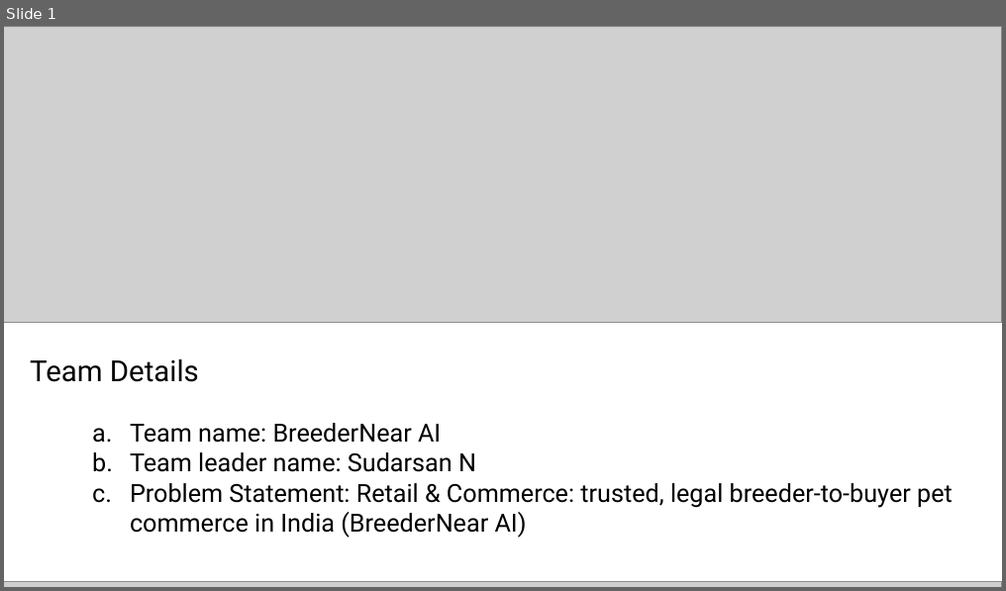
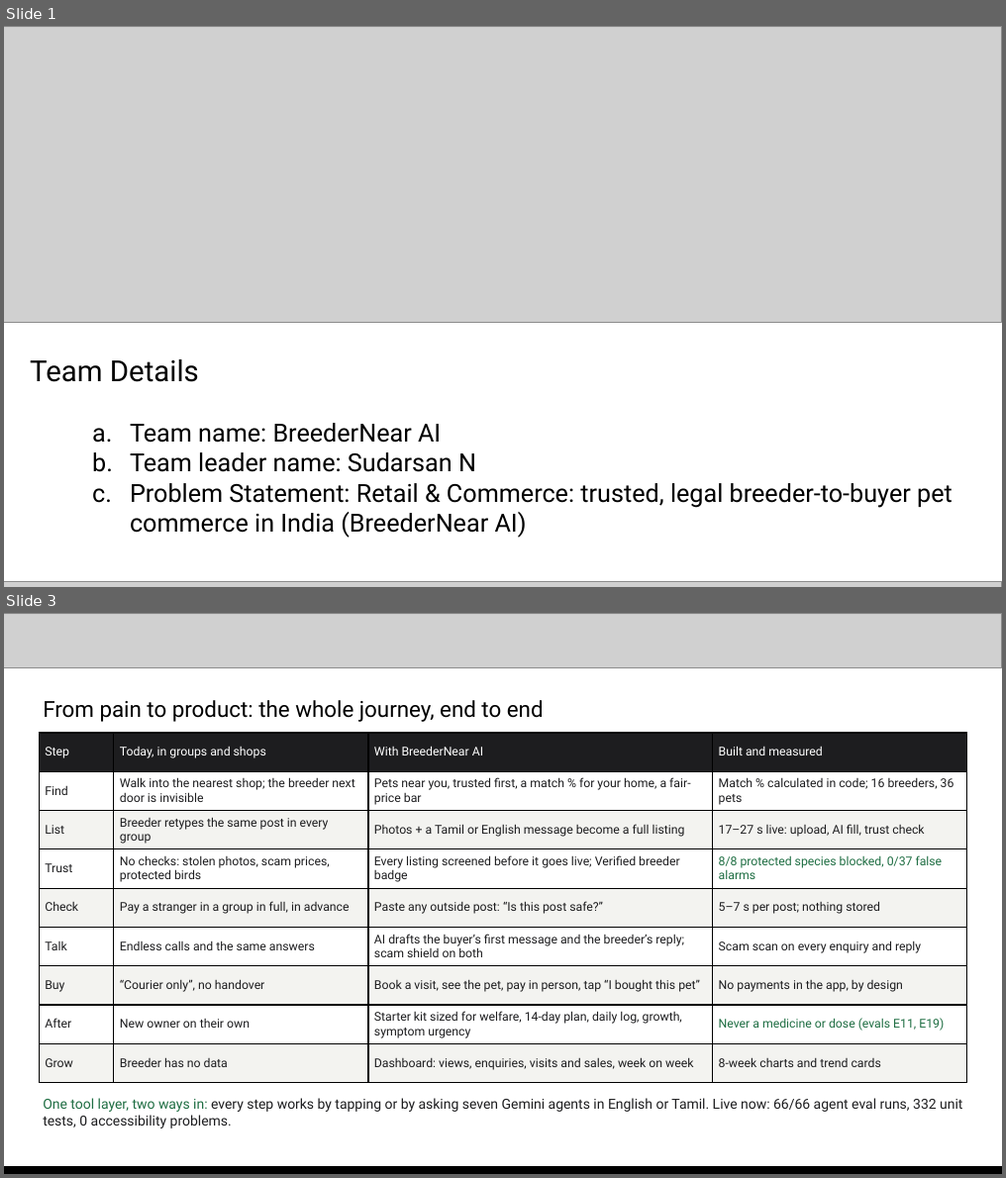
Before and after one commit to sudarsan-22/breedernear-ai, a slide deck: docs/submission/BreederNear-AI-deck.pptx. Shown one above the other, each under a label of ours: slide 1 before the commit, slides 1 and 3 after it; the slides between them are not shown. The pictures are 1006x591 and 1006x1178 pixels, drawn with LibreOffice and Linux fonts; fonts in the diff are those of the drawing; grey boxes stand for pictures. Boxes give left, top, right and bottom in pixels: in the first picture for what was removed or moved away, otherwise in the second. Text is boxed around its words. In the diff, an @@ line names an element or a change of style, - is before the commit and + after.

Commit message:
docs: deck tells the real problem: founder's story, pains for buyers, breeders and animals, a pain-to-product journey slide, scale and growth loop
- Problem slide with cited 2023 and 2026 cases and why it is still unsolved
- New slide maps each step (find, list, trust, check, talk, buy, after, grow) to what is built and measured
- Opportunities maps each pain to its fix; business slide adds market size, unit cost and rollout phases
- New sources recorded in 05-deck-sources.md

```diff
--- a/docs/submission/BreederNear-AI-deck.pptx
+++ b/docs/submission/BreederNear-AI-deck.pptx
@@ slide 3 added at (x1=4, y1=613, x2=1002, y2=1174), background #FFFFFF @@
@@ picture added at (x1=4, y1=613, x2=1002, y2=667) @@
@@ text added at (x1=43, y1=700, x2=544, y2=722), 16 pt, text #000000 @@
+From pain to product: the whole journey, end to end
@@ table added at (x1=39, y1=733, x2=967, y2=1083), 9 rows, 4 columns @@
+Step | Today, in groups and shops | With BreederNear AI | Built and measured
+Find | Walk into the nearest shop; the breeder next door is invisible | Pets near you, trusted first, a match % for your home, a fair-price bar | Match % calculated in code; 16 breeders, 36 pets
+List | Breeder retypes the same post in every group | Photos + a Tamil or English message become a full listing | 17–27 s live: upload, AI fill, trust check
+Trust | No checks: stolen photos, scam prices, protected birds | Every listing screened before it goes live; Verified breeder badge | 8/8 protected species blocked, 0/37 false alarms
+Check | Pay a stranger in a group in full, in advance | Paste any outside post: “Is this post safe?” | 5–7 s per post; nothing stored
+Talk | Endless calls and the same answers | AI drafts the buyer’s first message and the breeder’s reply; scam shield on both | Scam scan on every enquiry and reply
+Buy | “Courier only”, no handover | Book a visit, see the pet, pay in person, tap “I bought this pet” | No payments in the app, by design
+After | New owner on their own | Starter kit sized for welfare, 14-day plan, daily log, growth, symptom urgency | Never a medicine or dose (evals E11, E19)
+Grow | Breeder has no data | Dashboard: views, enquiries, visits and sales, week on week | 8-week charts and trend cards
@@ text added at (x1=43, y1=1098, x2=962, y2=1129), 10 pt, text #1D1D1F @@
+One tool layer, two ways in: every step works by tapping or by asking seven Gemini agents in English or Tamil. Live now: 66/66 agent eval runs, 332 unit tests, 0 accessibility problems.
@@ picture added at (x1=4, y1=1168, x2=1002, y2=1174) @@
@@ rectangle added at (x1=4, y1=1166, x2=1002, y2=1174), fill #000000 @@
```
Also in this commit, not shown: 3 slides changed, 3 other files.
